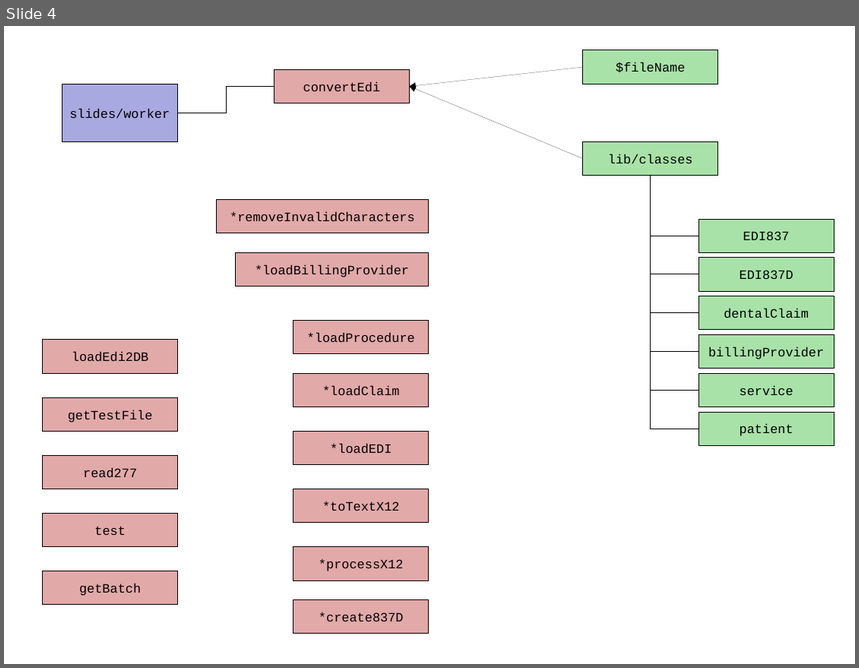
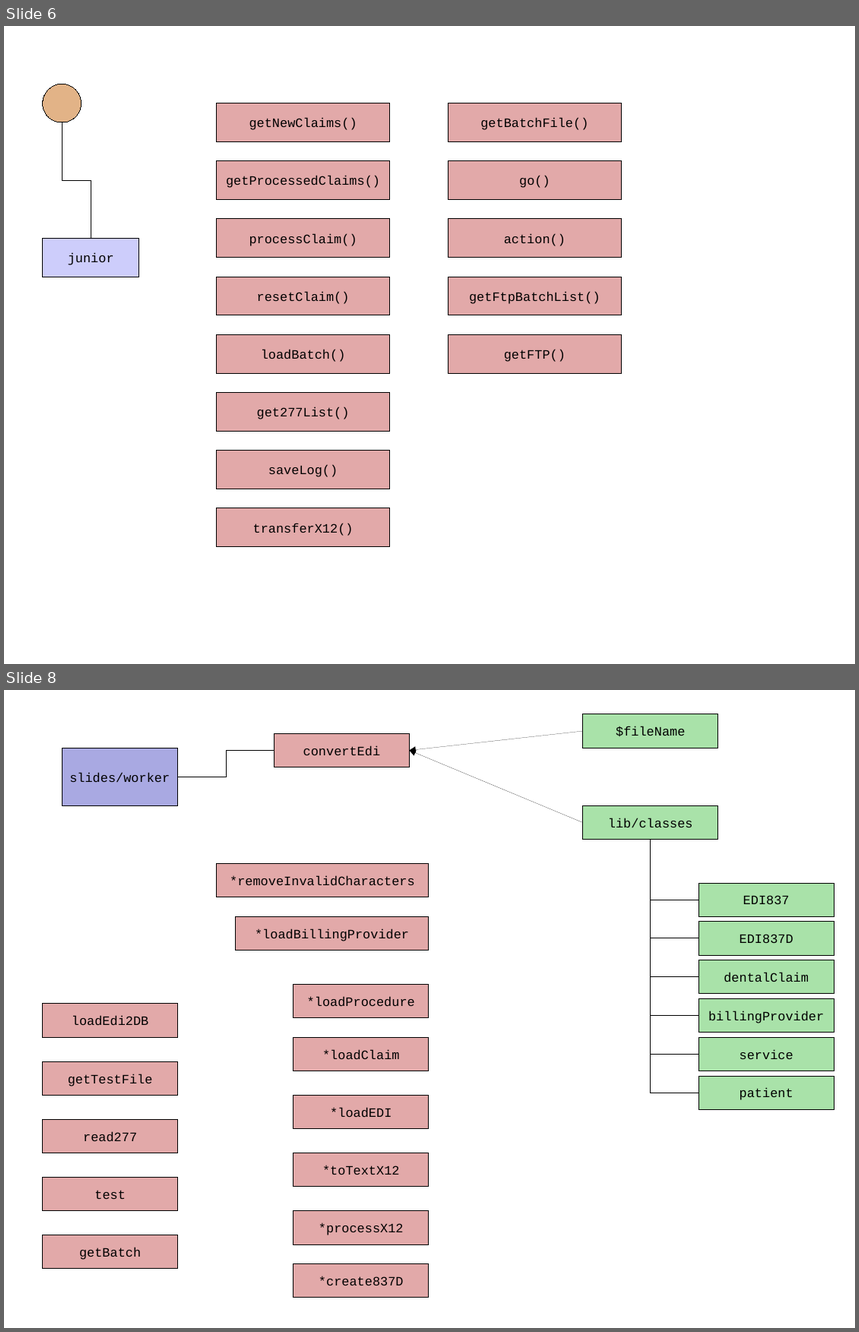
Before and after one commit to JamesLeB/Stout, a slide deck: Documents/junior.odp. Shown one above the other, each under a label of ours: slide 4 before the commit, slides 6 and 8 after it; the slides between them are not shown. The pictures are 859x668 and 859x1332 pixels, drawn with LibreOffice and Linux fonts; fonts in the diff are those of the drawing. Boxes give left, top, right and bottom in pixels: in the first picture for what was removed or moved away, otherwise in the second. Text is boxed around its words. In the diff, an @@ line names an element or a change of style, - is before the commit and + after.

```diff
--- a/Documents/junior.odp
+++ b/Documents/junior.odp
@@ slide 6 added at (4, 26, 855, 664), background #FFFFFF @@
@@ ellipse added at (43, 84, 82, 123), fill #E2B387, outline #000000 0 pt @@
@@ rectangle added at (216, 104, 390, 142), fill #E2A9A9, outline #000000 0 pt, 12 pt, text #000000 @@
+getNewClaims()
@@ rectangle added at (448, 104, 622, 142), fill #E2A9A9, outline #000000 0 pt, 12 pt, text #000000 @@
+getBatchFile()
@@ elbow line added from (62, 123) to (91, 238), #000000 0 pt @@
@@ rectangle added at (216, 161, 390, 200), fill #E2A9A9, outline #000000 0 pt, 12 pt, text #000000 @@
+getProcessedClaims()
@@ rectangle added at (448, 161, 622, 200), fill #E2A9A9, outline #000000 0 pt, 12 pt, text #000000 @@
+go()
@@ rectangle added at (216, 219, 390, 258), fill #E2A9A9, outline #000000 0 pt, 12 pt, text #000000 @@
+processClaim()
@@ rectangle added at (448, 219, 622, 258), fill #E2A9A9, outline #000000 0 pt, 12 pt, text #000000 @@
+action()
@@ rectangle added at (43, 238, 139, 277), fill #CDCDFB, outline #000000 0 pt, 12 pt, text #000000 @@
+junior
@@ rectangle added at (216, 277, 390, 316), fill #E2A9A9, outline #000000 0 pt, 12 pt, text #000000 @@
+resetClaim()
@@ rectangle added at (448, 277, 622, 316), fill #E2A9A9, outline #000000 0 pt, 12 pt, text #000000 @@
+getFtpBatchList()
@@ rectangle added at (216, 335, 390, 373), fill #E2A9A9, outline #000000 0 pt, 12 pt, text #000000 @@
+loadBatch()
@@ rectangle added at (448, 335, 622, 373), fill #E2A9A9, outline #000000 0 pt, 12 pt, text #000000 @@
+getFTP()
@@ rectangle added at (216, 393, 390, 432), fill #E2A9A9, outline #000000 0 pt, 12 pt, text #000000 @@
+get277List()
@@ rectangle added at (216, 451, 390, 490), fill #E2A9A9, outline #000000 0 pt, 12 pt, text #000000 @@
+saveLog()
@@ rectangle added at (216, 509, 390, 547), fill #E2A9A9, outline #000000 0 pt, 12 pt, text #000000 @@
+transferX12()
@@ what was slide 4 is now slide 8 @@
```
Also in this commit, not shown: 1 slide changed, 3 other slides added.
